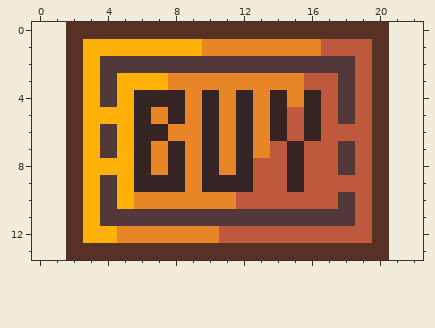
Two states of a pixel-art sprite, assets/images/meta/buy_button_idle.png. Above, as it was before the edit.
The file is 95x70 pixels, drawn in blocks of 5x5; one block is one cell here. The old version is drawn lined up with the new one, on the new canvas.
Once edited:
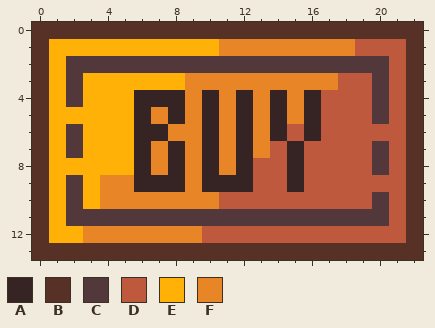
Palette (. is transparent): A #362323  B #573126  C #52383a  D #bf593d  E #ffb108  F #e88526
Changes in this commit:
canvas 19x14 -> 23x14, the old top-left corner now at 2,0
@@ x 0..22 @@
- 0 ..BBBBBBBBBBBBBBBBBBB..
- 1 ..BEEEEEEEFFFFFFFDDDB..
- 2 ..BECCCCCCCCCCCCCCCDB..
- 3 ..BECEEEFFFFFFFFDDCDB..
- 4 ..BECEAAAFAFAFAFADCDB..
- 5 ..BEEEAFAFAFAFADADCDB..
- 6 ..BECEAAFFAFAFADADDDB..
- 7 ..BECEAFAFAFAFDADDCDB..
- 8 ..BEEEAFAFAFADDADDCDB..
- 9 ..BECEAAAFAAADDADDDDB..
-10 ..BECEFFFFFFDDDDDDCDB..
-11 ..BECCCCCCCCCCCCCCCDB..
-12 ..BEEFFFFFFDDDDDDDDDB..
-13 ..BBBBBBBBBBBBBBBBBBB..
+ 0 BBBBBBBBBBBBBBBBBBBBBBB
+ 1 BEEEEEEEEEEFFFFFFFFDDDB
+ 2 BECCCCCCCCCCCCCCCCCCCDB
+ 3 BECEEEEEEFFFFFFFFFDDCDB
+ 4 BECEEEAAAFAFAFAFADDDCDB
+ 5 BEEEEEAFAFAFAFAFADDDCDB
+ 6 BECEEEAAFFAFAFADADDDDDB
+ 7 BECEEEAFAFAFAFDADDDDCDB
+ 8 BEEEEEAFAFAFADDADDDDCDB
+ 9 BECEFFAAAFAAADDADDDDDDB
+10 BECEFFFFFFFDDDDDDDDDCDB
+11 BECCCCCCCCCCCCCCCCCCCDB
+12 BEEFFFFFFFDDDDDDDDDDDDB
+13 BBBBBBBBBBBBBBBBBBBBBBB
Changed places in both pictures, as pixel boxes (x1, y1, x2, y2):
changed: (32, 22, 236, 260)
changed: (287, 22, 423, 260)
